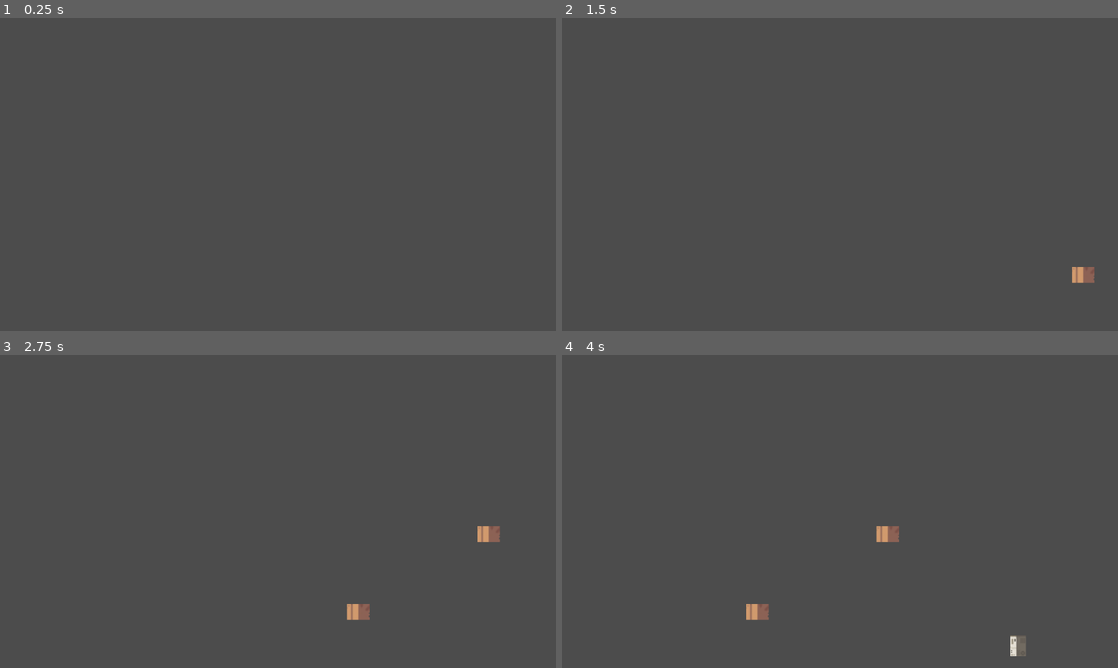
Above: before the commit, frames 1-4 (two rows, left to right).
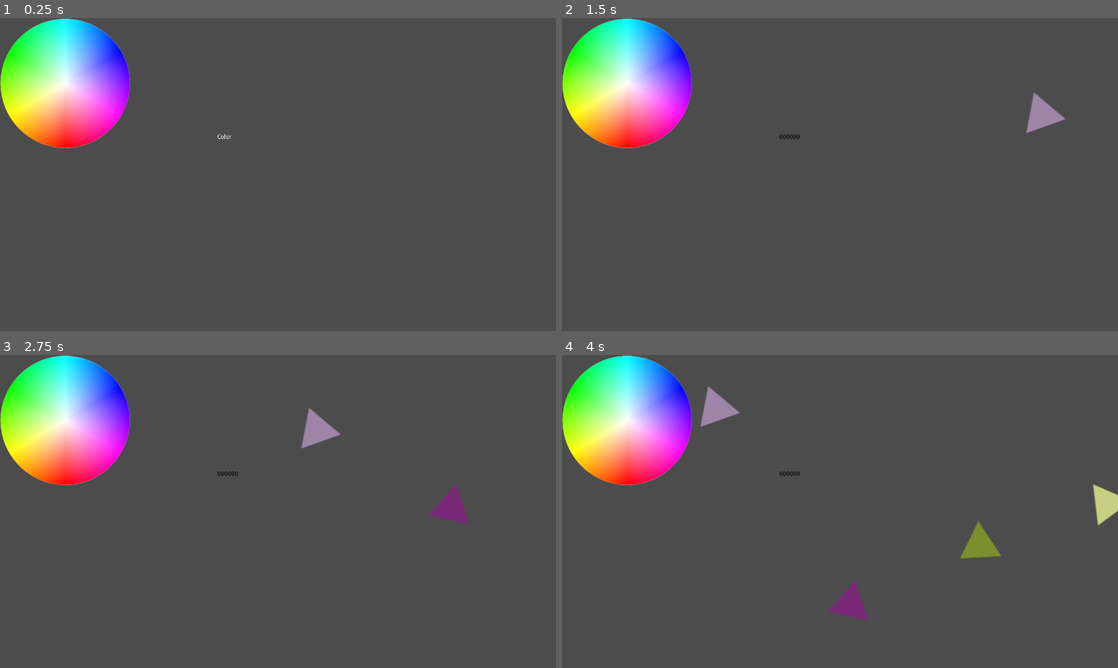
Above: after the commit, the same moments.

Repository: fgonzale99/gravedad
Game: Godot game, scene res://main.tscn
Two runs of this game, one before a commit and one after it. Both use one fixed random seed, a clock stepped at 60 frames per second and the inputs below.
Inputs (mouse positions are in pixels of both pictures, inside the frame that each line leads up to):
- Up to frame 1 (0.25 s): no input
- Up to frame 2 (1.5 s): tap Enter at 0.5 s; move the mouse to (962, 158) at 0.52 s; click (962, 158) at 0.67 s; move the mouse to (728, 190) at 1.27 s; click (728, 190) at 1.42 s
- Up to frame 3 (2.75 s): move the mouse to (333, 442) at 2.02 s; click (333, 442) at 2.17 s
- Up to frame 4 (4 s): move the mouse to (812, 574) at 2.77 s; click (812, 574) at 2.92 s; move the mouse to (1006, 558) at 3.52 s; click (1006, 558) at 3.67 s

The runs differ from the first frame. In frame 1, 7.6% of the frame differs, in the area x 0-42%, y 0-42%; in frame 2, 8.3%; in frame 3, 8.9%; in frame 4, 9.9%, in the area x 0-100%, y 0-97%.

Commit message:
Con colorwheel y atracción

Diff:
--- a/Main.gd
+++ b/Main.gd
@@ -15,17 +15,32 @@
 #	pass
 
 
+func _input(event):
+	if event is InputEventMouseButton:
+		if event.pressed:
+			var image=get_node("ColorWheel").get_texture().get_data()
+			image.lock()
+			var pickedColor=image.get_pixel(event.position.x,event.position.y)
+			get_node("CanvasLayer/Label").text=pickedColor.to_html(false)
+			get_node("CanvasLayer/Label").set("custom_colors/font_color", pickedColor)
+			image.unlock()
+
+
+
+
+
 
 
 func _on_EnemyTimer_timeout():
 
+
+	randomize()
+
+
 	var Enemy = load ("res://enemigo.tscn")
 	var e = Enemy.instance()
-	#posición vertical aleatoria
-	e.position.y=round((rand_range(30,700)))
-	#posición fuera del cuadro
-	e.position.x=1350
-
-	#sprite al azar de la lista de arriba
-	e.get_node('Sprite').set_texture(images[round(rand_range(0,2))])
+	e.rotation=rand_range(0,360)
+	e.position.y=rand_range(200,500)
+	e.position.x=1250
+	e.get_node('Sprite').set_texture(preload('res://assets/triangle.png'))
 	add_child(e)
--- a/Main.tscn
+++ b/Main.tscn
@@ -1,6 +1,7 @@
-[gd_scene load_steps=2 format=2]
+[gd_scene load_steps=3 format=2]
 
 [ext_resource path="res://Main.gd" type="Script" id=1]
+[ext_resource path="res://assets/color-wheel.png" type="Texture" id=2]
 
 [node name="Node2D" type="Node2D"]
 script = ExtResource( 1 )
@@ -8,4 +9,22 @@
 [node name="EnemyTimer" type="Timer" parent="."]
 autostart = true
 
+[node name="ColorWheel" type="Sprite" parent="."]
+texture = ExtResource( 2 )
+offset = Vector2( 150, 150 )
+
+[node name="CanvasLayer" type="CanvasLayer" parent="."]
+offset = Vector2( 500, 300 )
+transform = Transform2D( 1, 0, 0, 1, 500, 300 )
+
+[node name="Label" type="Label" parent="CanvasLayer"]
+margin_top = -33.0
+margin_right = 149.0
+margin_bottom = 31.0
+text = "Color
+"
+__meta__ = {
+"_edit_use_anchors_": false
+}
+
 [connection signal="timeout" from="EnemyTimer" to="." method="_on_EnemyTimer_timeout"]
--- a/enemigo.gd
+++ b/enemigo.gd
@@ -1,7 +1,7 @@
 extends KinematicBody2D
 
-var velocidad=300
-#export (String, FILE) var file_name = ""
+var SPEED=300
+export (String, FILE) var file_name = ""
 # Declare member variables here. Examples:
 # var a = 2
 # var b = "text"
@@ -9,6 +9,13 @@
 
 # Called when the node enters the scene tree for the first time.
 func _ready():
+	var newColor=Color(rand_range(0,1), rand_range(0,1),rand_range(0,1),1)
+	get_node("Sprite").modulate  = newColor
+
+
+
+
+
 	pass # Replace with function body.
 
 
@@ -16,12 +23,31 @@
 #func _process(delta):
 
 func _physics_process(delta):
-	move_and_slide(Vector2(-velocidad,0))
+
+	var spriteColor= get_node("Sprite").modulate
+	var selectedColor= Color(get_parent().get_node('CanvasLayer/Label').text)
+
+	var li_c = selectedColor.linear_interpolate(spriteColor, 0.5) # Equivalent to Color(0.5, 0.5, 0.0)
+
+	var dd=sqrt(pow(selectedColor[0]-spriteColor[0],2) + pow(selectedColor[1]-spriteColor[1],2)
+	+ pow(selectedColor[2]-spriteColor[2],2))
+
+
+	print(dd)
+
+	move_and_slide(Vector2(-SPEED,SPEED*(1-dd)*2))
+
+
+
+
+
+
+
+
 
 
 
 func _on_VisibilityNotifier2D_screen_exited():
-	print(name)
-	#destruye elemento una vez fuera de la pantalla
+
 	queue_free()
 	pass # Replace with function body.
--- a/main.tscn
+++ b/main.tscn
@@ -1,6 +1,7 @@
-[gd_scene load_steps=2 format=2]
+[gd_scene load_steps=3 format=2]
 
 [ext_resource path="res://Main.gd" type="Script" id=1]
+[ext_resource path="res://assets/color-wheel.png" type="Texture" id=2]
 
 [node name="Node2D" type="Node2D"]
 script = ExtResource( 1 )
@@ -8,4 +9,22 @@
 [node name="EnemyTimer" type="Timer" parent="."]
 autostart = true
 
+[node name="ColorWheel" type="Sprite" parent="."]
+texture = ExtResource( 2 )
+offset = Vector2( 150, 150 )
+
+[node name="CanvasLayer" type="CanvasLayer" parent="."]
+offset = Vector2( 500, 300 )
+transform = Transform2D( 1, 0, 0, 1, 500, 300 )
+
+[node name="Label" type="Label" parent="CanvasLayer"]
+margin_top = -33.0
+margin_right = 149.0
+margin_bottom = 31.0
+text = "Color
+"
+__meta__ = {
+"_edit_use_anchors_": false
+}
+
 [connection signal="timeout" from="EnemyTimer" to="." method="_on_EnemyTimer_timeout"]
Binary file added: assets/color-wheel.png
Not shown, added: assets/color-wheel.png.import
Binary file added: assets/triangle.png
Not shown, added: assets/triangle.png.import
